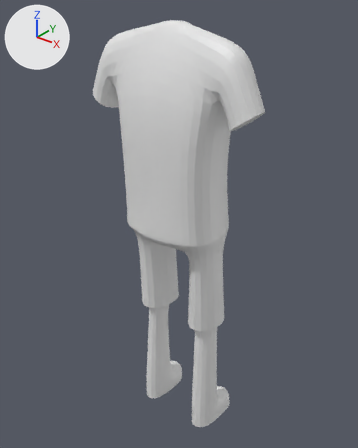
One commit to the Blender file Clase 2- Modelado Personaje - Inicio.blend: the scene before it, then after it.
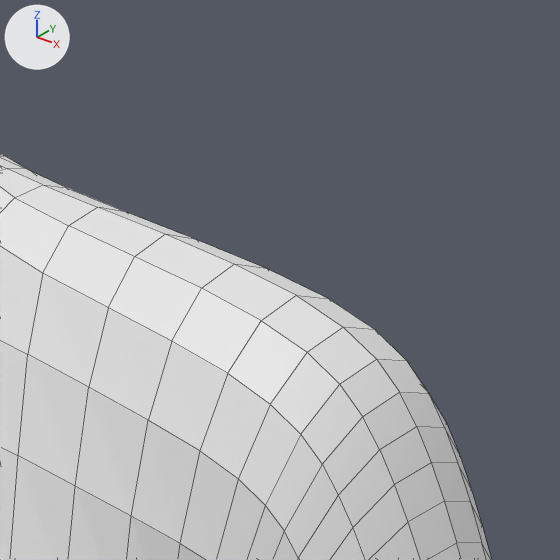
The first picture shows the older version from a camera (50 mm lens) standing at (0.623, -0.741, 1.023) and looking at (-0.016, 0.056, 0.529). The close-ups show both versions on the part from 52% to 74% of the width and 0% to 18% of the height of that picture. The axes (+X, +Y, +Z) are drawn at upper left. The lights are the same throughout. The close-ups show mesh edges as thin lines.

The older version as bpy lines, for what is in view:
```python
me_cube = bpy.data.meshes.new('Cube')
me_cube.from_pydata(...)  # 90 vertices, 81 faces; spans x 0.0..0.205, y -0.064..0.141, z -0.001..0.961
ob_cube = bpy.data.objects.new('Cube', me_cube)
ob_cube.location = (0.0, 0.0, 0.0)
_m = ob_cube.modifiers.new('Mirror', 'MIRROR')
_m.use_clip = True
_m = ob_cube.modifiers.new('Subdivision', 'SUBSURF')
```
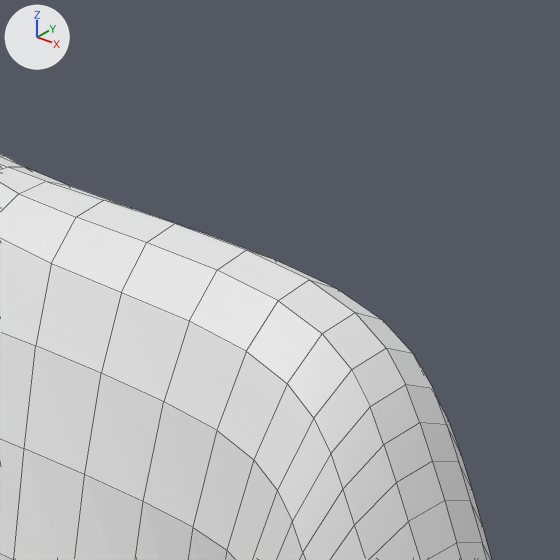
Changed parts and their boxes [x1, y1, x2, y2] in the close-ups (560 x 560 px; the box of a moved part takes in the faces that stretch with it):
part 1 of me_cube, moved or reshaped: before [0, 185, 458, 560]; after [0, 181, 460, 560]

The change in detail:
me_cube has 90 vertices, 81 faces and spans x 0.0..0.205, y -0.064..0.141, z -0.001..0.961.
me_cube is used by ob_cube; location (0.0, 0.0, 0.0).
Part 1, on me_cube:
Vertex 1 of me_cube moves from (0.141, -0.024, 0.935) to (0.141, -0.007, 0.944).
